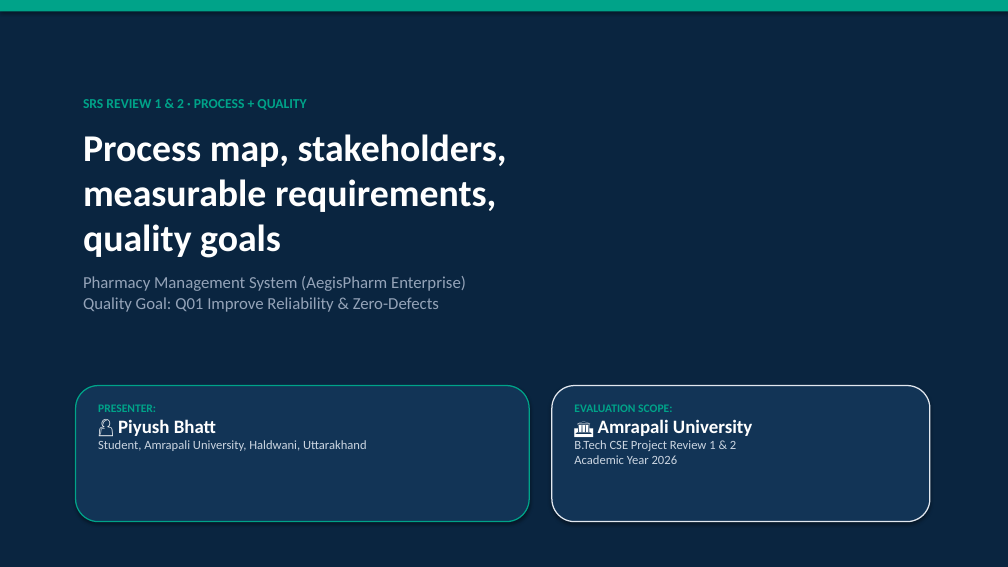
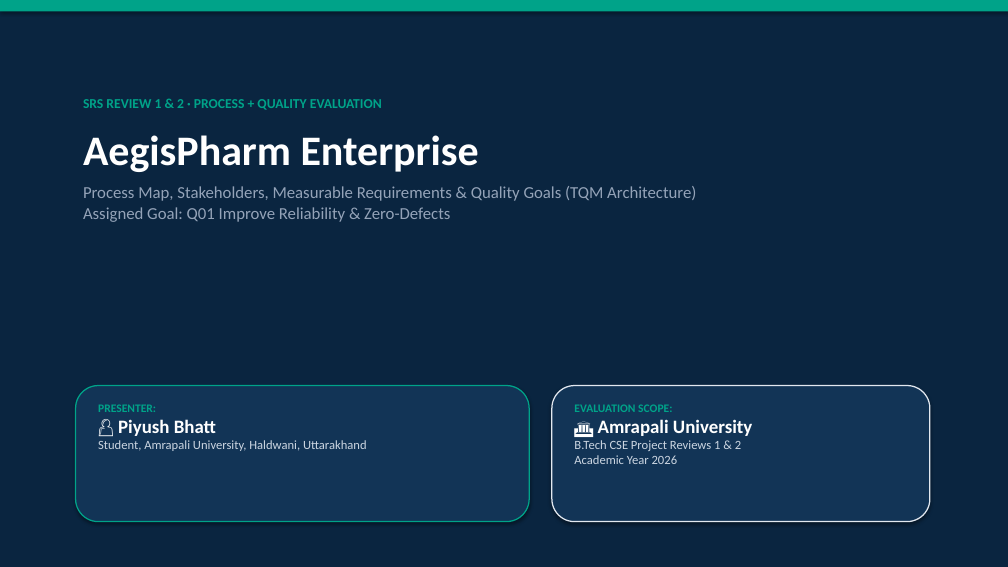
Before and after one commit to Piyush7251/Pharmacy_Management_System, a slide deck: slide 1 of AegisPharm_TQM_Presentation_Piyush_Bhatt.pptx. Drawn at 1008x567 pixels with LibreOffice and Linux fonts; fonts in the diff are those of the drawing. Boxes give left, top, right and bottom in pixels: in the first picture for what was removed or moved away, otherwise in the second. Text is boxed around its words. In the diff, an @@ line names an element or a change of style, - is before the commit and + after.

```diff
--- a/AegisPharm_TQM_Presentation_Piyush_Bhatt.pptx
+++ b/AegisPharm_TQM_Presentation_Piyush_Bhatt.pptx
@@ text at box(83, 99, 696, 222): text changed @@
-SRS REVIEW 1 & 2 · PROCESS + QUALITY
-Process map, stakeholders,
-measurable requirements,
-quality goals
-Pharmacy Management System (AegisPharm Enterprise)
-Quality Goal: Q01 Improve Reliability & Zero-Defects
+SRS REVIEW 1 & 2 · PROCESS + QUALITY EVALUATION
+AegisPharm Enterprise
+Process Map, Stakeholders, Measurable Requirements & Quality Goals (TQM Architecture)
+Assigned Goal: Q01 Improve Reliability & Zero-Defects
@@ text at box(574, 440, 741, 464): text changed @@
-B.Tech CSE Project Review 1 & 2
-Academic Year 2026
+B.Tech CSE Project Reviews 1 & 2
+Academic Year 2026
```
Also in this commit, not shown: 10 other slides changed, 7 slides added, 68 slides removed, 2 other files.
